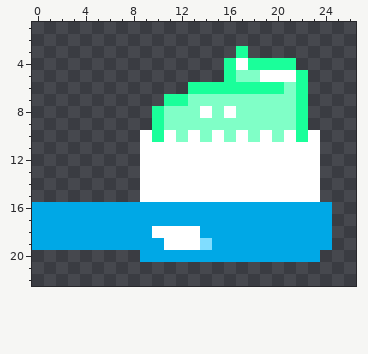
Edited in one commit: pixel-art sprite (packages/nouns-img-permutator/assets/layer-3/head-toothbrush-fresh.png). The picture above is the old version.
The file is 32x32 pixels. Shown: x 0..26, y 1..22.
The result:
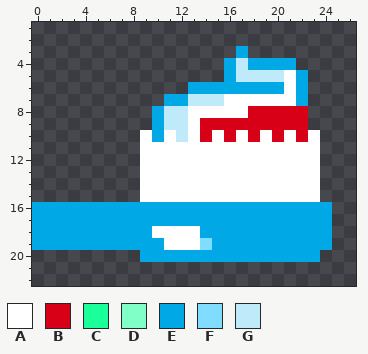
Palette (. is transparent): A #ffffff  B #d80016  C #1aff9a  D #80ffc7  E #00a8e6  F #80ddff  G #bfeaf9
Message: updating toothpaste with triswirl
Changes in this commit:
y 3: x 17 C -> E
y 4: x 16..21 CACCCC -> EGEEEE
y 5: x 16..20 CDDAA -> EGGGG; x 22 C -> E
y 6: x 13..22 CCCCCCCCDC -> EEEEEEEEAE
y 7: x 11..22 CCDDDDDDDDDC -> EEGGGAAAAAAE
y 8: x 10..13 CDDD -> EGGA; x 15 D -> A; x 17..22 DDDDDC -> ABBBBB
y 9: x 10..22 CDDDDDDDDDDDC -> EGGABBBBBBBBB
y 10: x 10 C -> E; x 12 D -> G; x 14 D -> B; x 16 D -> B; x 18 D -> B; x 20 D -> B; x 22 C -> B
Boxes around the changes in both pictures, in picture pixels (x1, y1, x2, y2):
changed: (152, 46, 308, 142)
